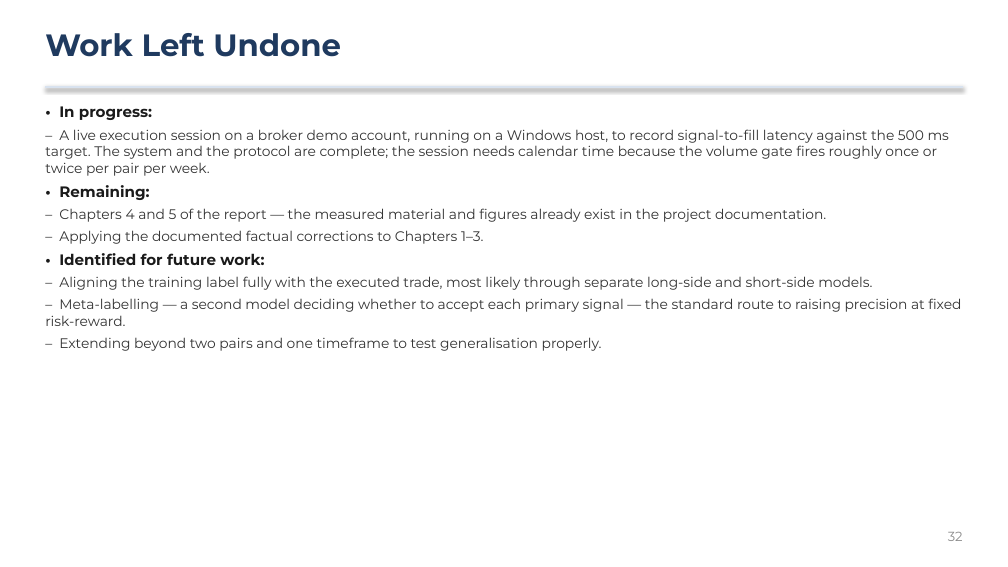
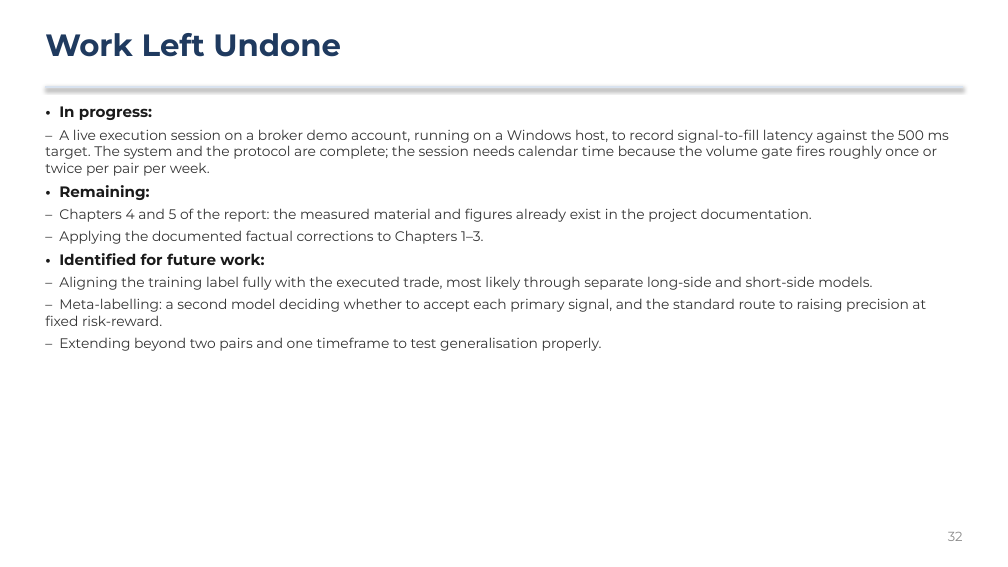
Before and after one commit to greatonical/scikit-automated-trading-system, a slide deck: slide 32 of docs/DEFENCE_PRESENTATION.pptx. Drawn at 1008x567 pixels with LibreOffice and Linux fonts; fonts in the diff are those of the drawing. Boxes give left, top, right and bottom in pixels: in the first picture for what was removed or moved away, otherwise in the second. Text is boxed around its words. In the diff, an @@ line names an element or a change of style, - is before the commit and + after.

```diff
--- a/docs/DEFENCE_PRESENTATION.pptx
+++ b/docs/DEFENCE_PRESENTATION.pptx
@@ text at (59,208,812,222): text changed @@
-  – Chapters 4 and 5 of the report — the measured material and figures already exist in the project documentation.
+  – Chapters 4 and 5 of the report: the measured material and figures already exist in the project documentation.
@@ text at (45,298,926,326): text changed @@
-  – Meta-labelling — a second model deciding whether to accept each primary signal — the standard route to raising precision at fixed risk-reward.
+  – Meta-labelling: a second model deciding whether to accept each primary signal, and the standard route to raising precision at fixed risk-reward.
```
Also in this commit, not shown: 29 other slides changed, 2 other files.
